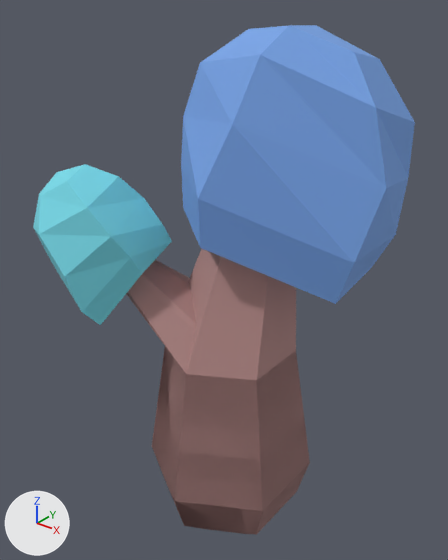
The Blender file Assets/Models/mapa/tinyMushroom02.blend: old version first, new version second.
Rendered twice from a camera (50 mm lens) standing at (1.43, -1.84, 2.17) and looking at (-0.1, 0.09, 0.98). Lighting does not change. The marker at lower left points along +X, +Y and +Z.
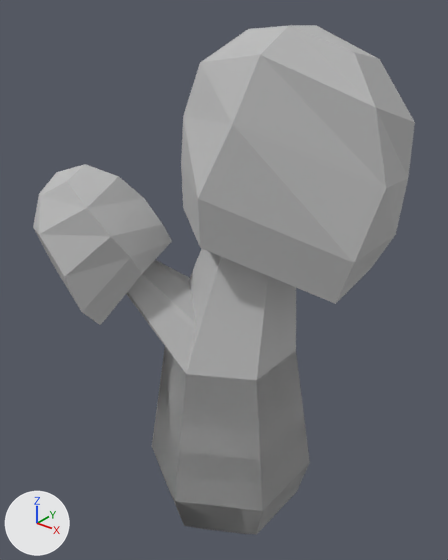
Where the change shows, as pixel boxes [x1, y1, x2, y2] in the pictures (448 x 560 px):
'Sphere.001', recoloured (blue to grey)
    both: [181, 25, 415, 304]
'Sphere', recoloured (brown to grey)
    both: [126, 248, 310, 535]
'Sphere.002', recoloured (cyan to grey)
    both: [33, 164, 172, 325]

The change in detail:
Material 'Material.004' (mat_material_004) is new.
Its base color is (0.5, 0.5, 0.5) (grey #bcbcbc).
Its roughness is 0.839.
me_sphere has 100 vertices, 100 faces and spans x -1.34..0.87, y -1.0..1.0, z -1.0..3.8.
me_sphere no longer uses material mat_material_001 (brown #b28885).
me_sphere now uses material mat_material_004 (grey #bcbcbc).
me_sphere_002 has 32 vertices, 36 faces and spans x -0.91..1.02, y -0.98..1.12, z -1.08..0.96.
me_sphere_002 no longer uses material mat_material_003 (blue #77a4e7).
me_sphere_002 now uses material mat_material_004 (grey #bcbcbc).
me_sphere_003 has 32 vertices, 36 faces and spans x -0.93..0.75, y -1.14..0.76, z -1.18..0.93.
me_sphere_003 no longer uses material mat_material_002 (cyan #76d8e7).
me_sphere_003 now uses material mat_material_004 (grey #bcbcbc).
